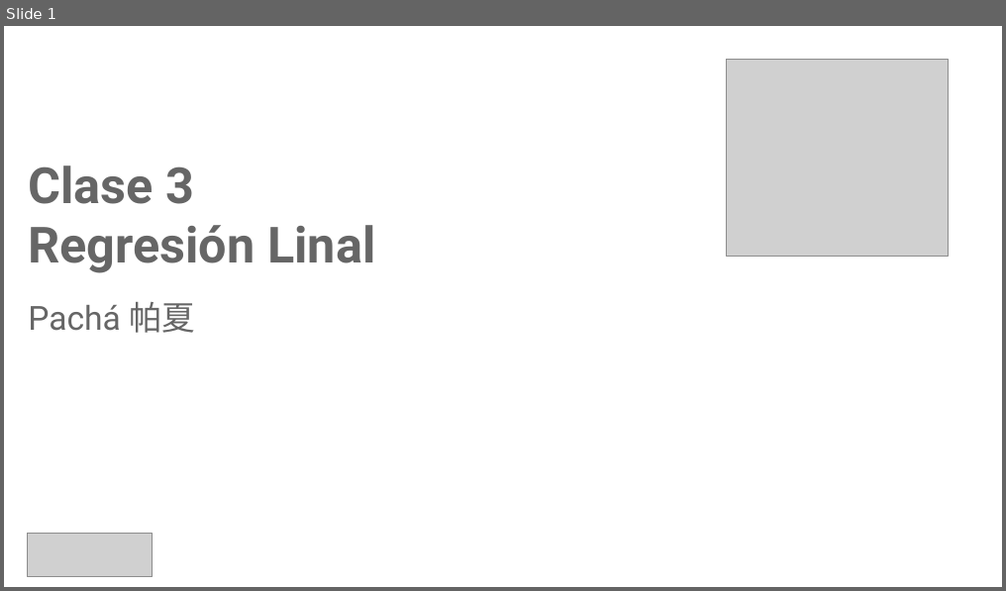
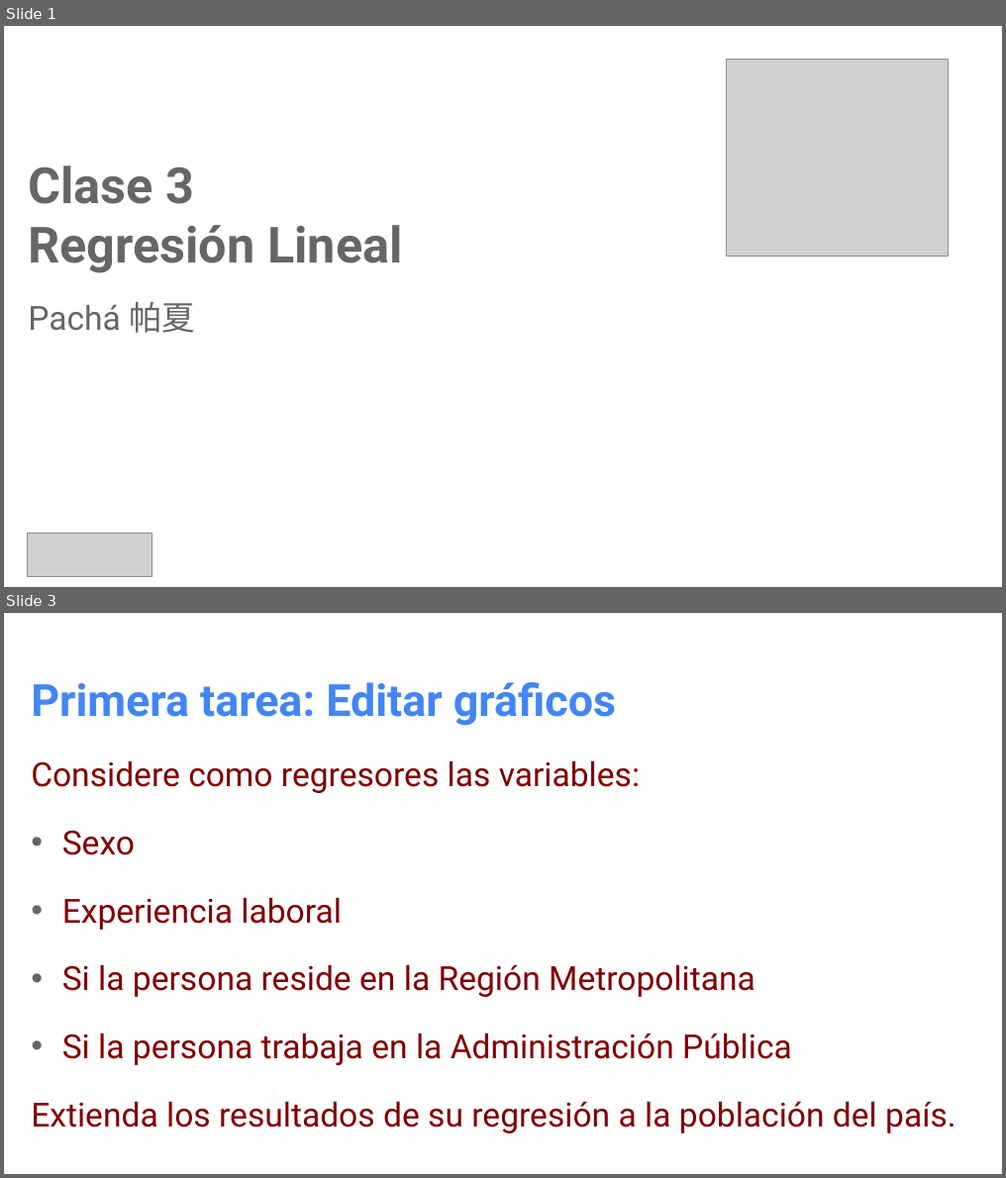
Before and after one commit to mmatusg/Clases-R, a slide deck: Clase_3_30-06-2015/Clase3.pptx. Shown one above the other, each under a label of ours: slide 1 before the commit, slides 1 and 3 after it; the slides between them are not shown. The pictures are 1006x591 and 1006x1178 pixels, drawn with LibreOffice and Linux fonts; fonts in the diff are those of the drawing; grey boxes stand for pictures. Boxes give left, top, right and bottom in pixels: in the first picture for what was removed or moved away, otherwise in the second. Text is boxed around its words. In the diff, an @@ line names an element or a change of style, - is before the commit and + after.

```diff
--- a/Clase_3_30-06-2015/Clase3.pptx
+++ b/Clase_3_30-06-2015/Clase3.pptx
@@ slide 3 added at bbox=[4, 613, 1002, 1174], background #FFFFFF @@
@@ title added at bbox=[31, 682, 616, 726], 32 pt, text #4285F4, bold @@
+Primera tarea: Editar gráficos
@@ text added at bbox=[31, 761, 956, 1134], 24 pt, text #800000 @@
+Considere como regresores las variables:
+• Sexo
+• Experiencia laboral
+• Si la persona reside en la Región Metropolitana
+• Si la persona trabaja en la Administración Pública
+Extienda los resultados de su regresión a la población del país.
@@ slide 1 changed as well @@
@@ title at bbox=[28, 225, 402, 274]: text changed @@
-Regresión Linal
+Regresión Lineal
```
Also in this commit, not shown: 1 other slide added, 1 slide removed, 1 other file.
